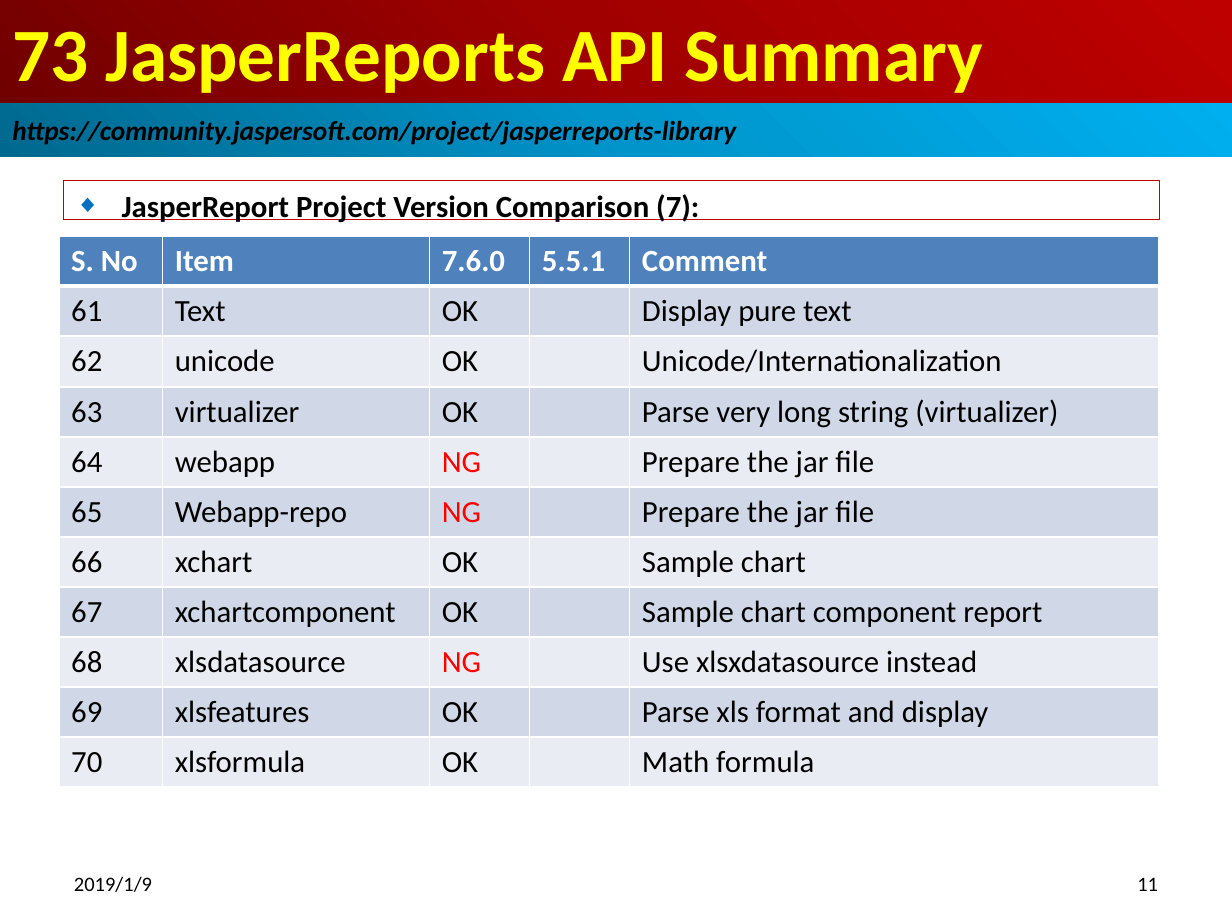
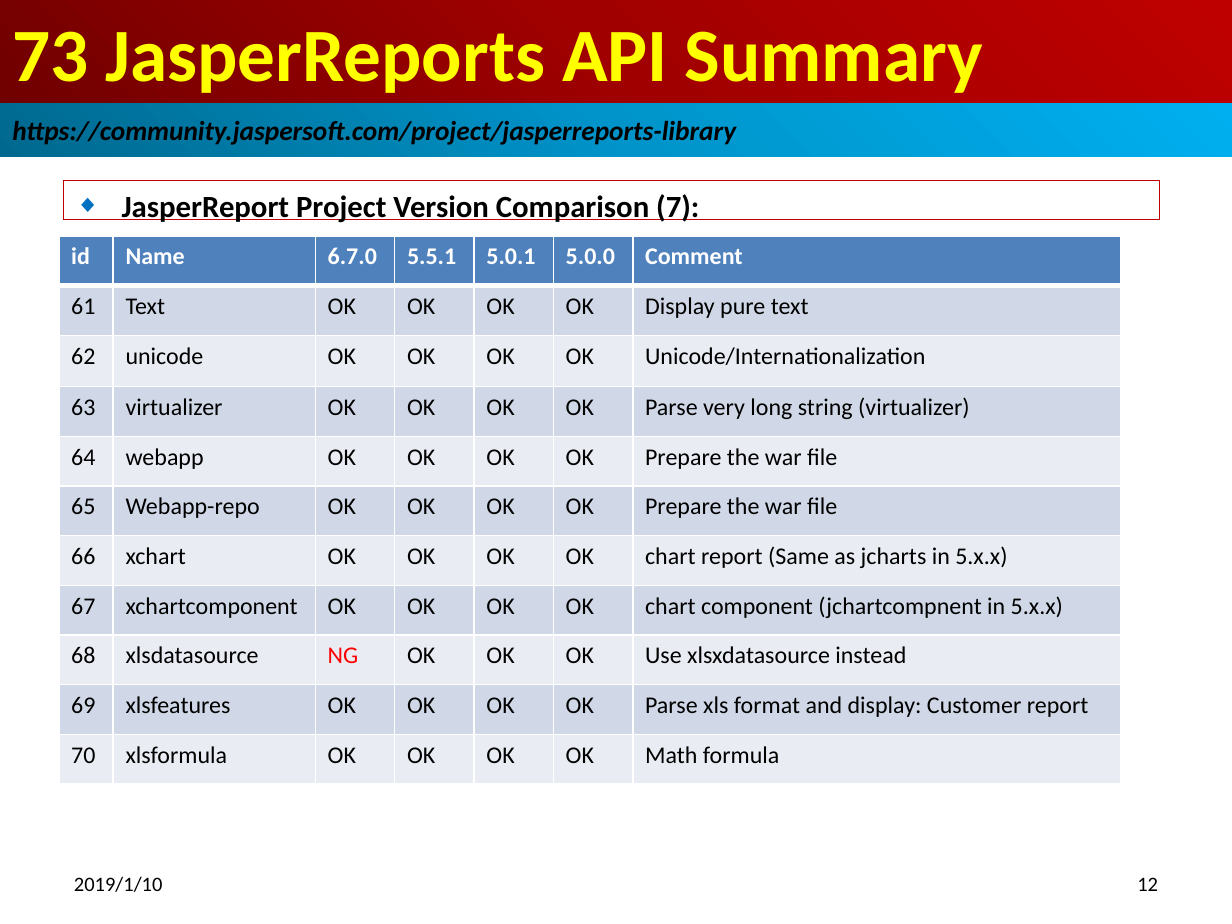
Before and after one commit to peterhchen/100-jasper-report-api-6.7.0, a slide deck: slide 12 of 15_Ch73_API_Summary.pptx (slide 11 before the commit). Drawn at 1232x924 pixels with LibreOffice and Linux fonts; fonts in the diff are those of the drawing. Boxes give left, top, right and bottom in pixels: in the first picture for what was removed or moved away, otherwise in the second. Text is boxed around its words. In the diff, an @@ line names an element or a change of style, - is before the commit and + after.

Commit message:
Over QA for JasperReport API library.
Compares Libraries of 6.7.0, 5.5.1, 5.0.1, 5.0.0.

```diff
--- a/15_Ch73_API_Summary.pptx
+++ b/15_Ch73_API_Summary.pptx
@@ table at [59, 237, 1119, 785] @@
-column 1: S. No | 61 | 62 | 63 | 64 | 65 | 66 | 67 | 68 | 69 | 70
-column 2: Item | Text | unicode | virtualizer | webapp | Webapp-repo | xchart | xchartcomponent | xlsdatasource | xlsfeatures | xlsformula
-column 3: 7.6.0 | OK | OK | OK | NG | NG | OK | OK | NG | OK | OK
-column 4: 5.5.1 |  |  |  |  |  |  |  |  |  | 
-column 5: Comment | Display pure text | Unicode/Internationalization | Parse very long string (virtualizer) | Prepare the jar file | Prepare the jar file | Sample chart | Sample chart component report | Use xlsxdatasource instead | Parse xls format and display | Math formula
+column 1: id | 61 | 62 | 63 | 64 | 65 | 66 | 67 | 68 | 69 | 70
+column 2: Name | Text | unicode | virtualizer | webapp | Webapp-repo | xchart | xchartcomponent | xlsdatasource | xlsfeatures | xlsformula
+column 3: 6.7.0 | OK | OK | OK | OK | OK | OK | OK | NG | OK | OK
+column 4: 5.5.1 | OK | OK | OK | OK | OK | OK | OK | OK | OK | OK
+column 5: 5.0.1 | OK | OK | OK | OK | OK | OK | OK | OK | OK | OK
+column 6: 5.0.0 | OK | OK | OK | OK | OK | OK | OK | OK | OK | OK
+column 7: Comment | Display pure text | Unicode/Internationalization | Parse very long string (virtualizer) | Prepare the war file | Prepare the war file | chart report (Same as jcharts in 5.x.x) | chart component (jchartcompnent in 5.x.x) | Use xlsxdatasource instead | Parse xls format and display: Customer report | Math formula
@@ table: place and size @@
-table at [59, 237, 1159, 785]
+table at [59, 237, 1119, 785]
@@ text at [74, 876, 163, 892]: text changed @@
-2019/1/9
+2019/1/10
@@ page number at [1137, 877, 1158, 891]: text changed @@
-11
+12
```
Also in this commit, not shown: 12 other slides changed, 1 slide added.
